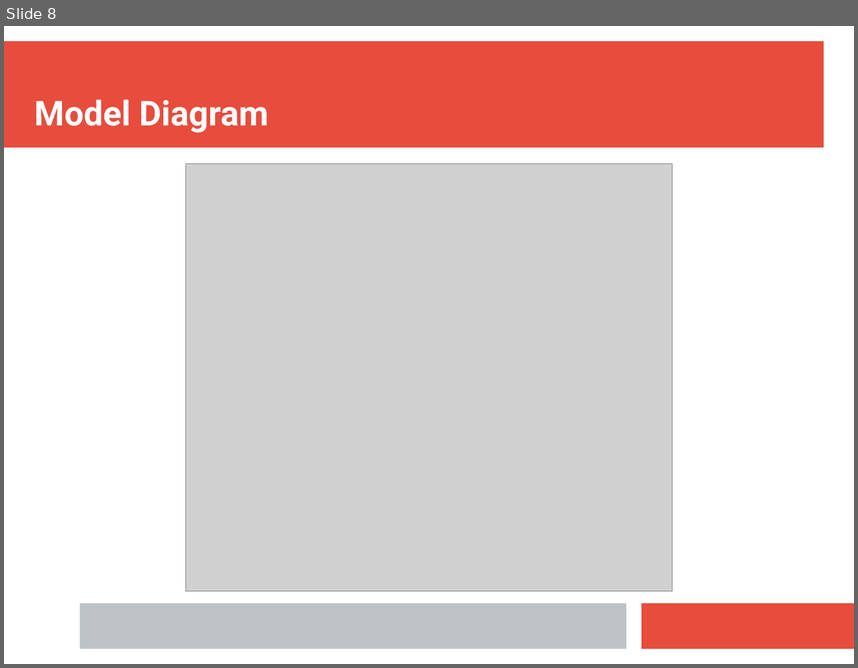
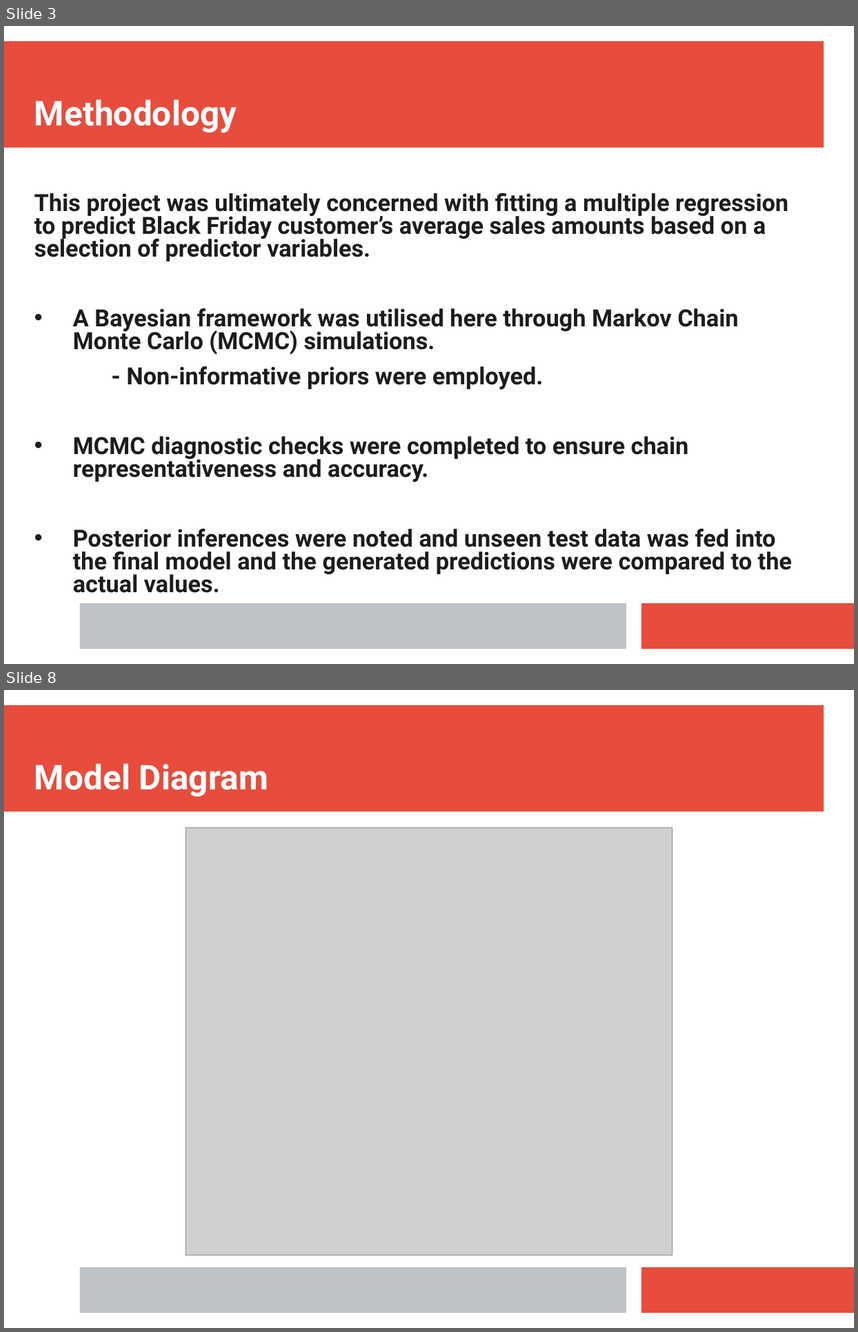
Before and after one commit to tim-kirkbride/BayesianAssignment, a slide deck: Presentation.pptx. Shown one above the other, each under a label of ours: slide 8 before the commit, slides 3 and 8 after it; the slides between them are not shown. The pictures are 858x668 and 858x1332 pixels, drawn with LibreOffice and Linux fonts; fonts in the diff are those of the drawing; grey boxes stand for pictures. Boxes give left, top, right and bottom in pixels: in the first picture for what was removed or moved away, otherwise in the second. Text is boxed around its words. In the diff, an @@ line names an element or a change of style, - is before the commit and + after.

```diff
--- a/Presentation.pptx
+++ b/Presentation.pptx
@@ slide 3 added at (4,26,854,664), background #FFFFFF; not listed: 3 template elements that a slide beside it also shows @@
@@ text added at (34,99,237,133), 32 pt, text #FFFFFF, bold @@
+Methodology
@@ text added at (34,193,792,592), 22.1 pt, text #1C1C1C, bold @@
+This project was ultimately concerned with fitting a multiple regression to predict Black Friday customer’s average sales amounts based on a selection of predictor variables.
+• A Bayesian framework was utilised here through Markov Chain Monte Carlo (MCMC) simulations.
+- Non-informative priors were employed.
+• MCMC diagnostic checks were completed to ensure chain representativeness and accuracy.
+• Posterior inferences were noted and unseen test data was fed into the final model and the generated predictions were compared to the actual values.
```
Also in this commit, not shown: 2 slides changed, 4 other slides added, 5 slides removed.
